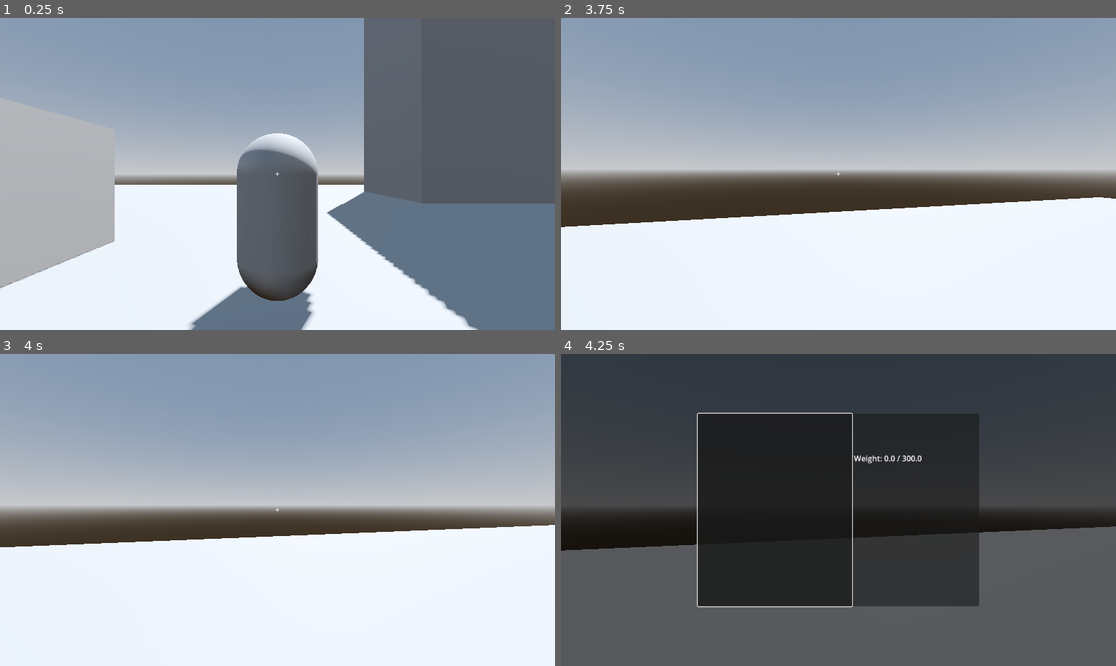
Above: before the commit, frames 1-4 (two rows, left to right).
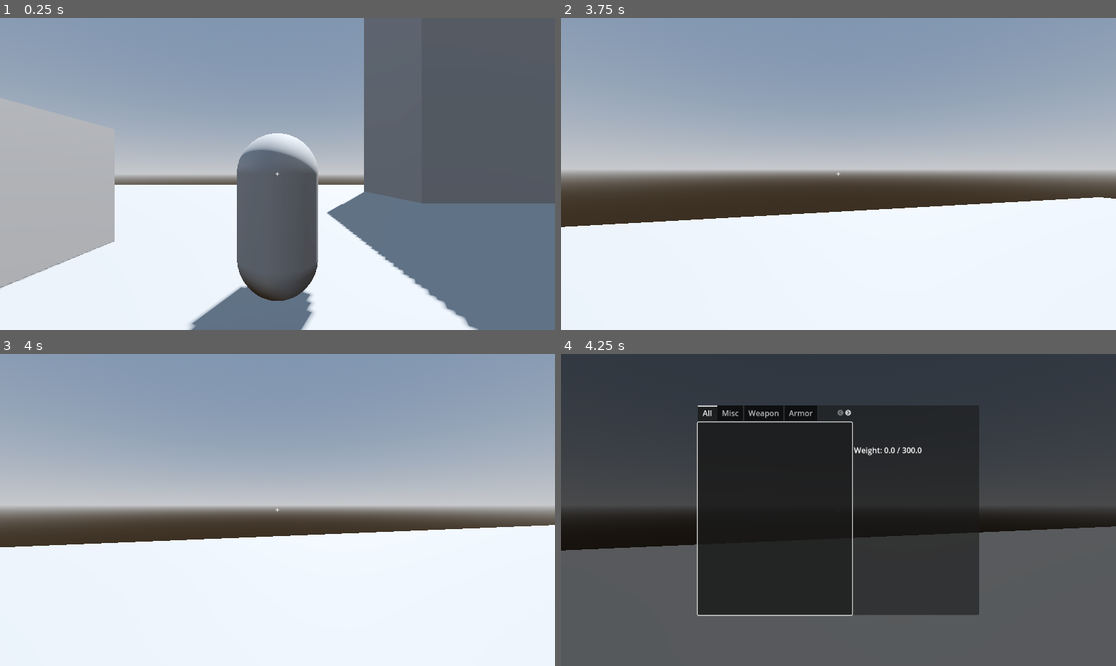
Above: after the commit, the same moments.

Repository: Suzana121/RPG-3D-Game
Game: Godot game, scene res://world/test_level.tscn
Same seed, same stepped clock (60 frames per second), same inputs: the game is played once before the commit and once after it.
Inputs (mouse positions are in pixels of both pictures, inside the frame that each line leads up to):
- Up to frame 1 (0.25 s): no input
- Up to frame 2 (3.75 s): tap Enter at 0.5 s; move the mouse to (866, 174) at 0.52 s; hold W (move_forward) from 0.53 s (still down); tap K at 0.6, 1.55, 2.3, 3.05, 3.6 s; tap Space (jump) at 0.77, 1.52, 3.02 s; move the mouse to (810, 174) at 1.27 s; tap E (interact) at 1.35 s; move the mouse to (849, 167) at 2.02 s; hold Shift (sprint) 2.03-2.78 s; move the mouse to (832, 180) at 2.77 s; tap F (toggle_camera) at 2.85 s; move the mouse to (877, 177) at 3.52 s
- Up to frame 3 (4 s): keep holding W (move_forward); tap Space (jump) at 3.77 s
- Up to frame 4 (4.25 s): keep holding W (move_forward); tap Tab (inventory) at 4.15 s

Frames 1-3 are identical in both runs. In frame 4, 2.9% of the frame differs, in the area x 24-76%, y 16-84%.

Commit message:
Add item use: Health component, ConsumableData, use_item flow

Diff:
--- /dev/null
+++ b/actors/components/health.gd
@@ -0,0 +1,30 @@
+class_name Health
+extends Node
+
+signal changed(current: int, maximum: int)
+signal died
+
+@export var max_health: int = 100
+var current: int
+
+
+func _ready() -> void:
+	current = max_health
+
+
+func heal(amount: int) -> void:
+	current = mini(current + amount, max_health)
+	changed.emit(current, max_health)
+
+
+func take_damage(amount: int) -> void:
+	if current <= 0:
+		return
+	current = maxi(current - amount, 0)
+	changed.emit(current, max_health)
+	if current == 0:
+		died.emit()
+
+
+func is_full() -> bool:
+	return current >= max_health
--- a/actors/player/player.gd
+++ b/actors/player/player.gd
@@ -10,6 +10,7 @@
 @onready var camera_rig: CameraRig = $CameraRig
 @onready var model: Node3D = $Model
 @onready var inventory: Inventory = $Inventory
+@onready var health: Health = $Health
 
 var gravity: float = ProjectSettings.get_setting("physics/3d/default_gravity")
 
@@ -17,6 +18,7 @@
 func _ready() -> void:
 	camera_rig.camera_mode_changed.connect(_on_camera_mode_changed)
 	inventory.changed.connect(_on_inventory_changed)
+	health.changed.connect(func(cur, mx): print("Health: %d / %d" % [cur, mx]))
 
 func _on_inventory_changed() -> void:
 	print("--- Inventory ---")
@@ -57,3 +59,12 @@
 
 func _on_camera_mode_changed(is_first_person: bool) -> void:
 	model.visible = not is_first_person
+
+
+func use_item(item: ItemData) -> void:
+	if item.use(self):
+		inventory.remove_item(item.id)
+
+func _unhandled_input(event: InputEvent) -> void:
+	if event is InputEventKey and event.pressed and event.keycode == KEY_K:
+		health.take_damage(30)
--- a/actors/player/player.tscn
+++ b/actors/player/player.tscn
@@ -1,9 +1,10 @@
-[gd_scene load_steps=8 format=3 uid="uid://bihm686ju2cki"]
+[gd_scene load_steps=9 format=3 uid="uid://bihm686ju2cki"]
 
 [ext_resource type="Script" path="res://actors/player/player.gd" id="1_wsgcf"]
 [ext_resource type="Script" path="res://actors/player/camera_rig.gd" id="2_gt436"]
 [ext_resource type="Script" path="res://actors/player/interaction_ray.gd" id="3_gl0eh"]
 [ext_resource type="Script" path="res://actors/components/inventory.gd" id="4_g7v3s"]
+[ext_resource type="Script" path="res://actors/components/health.gd" id="5_xukwb"]
 
 [sub_resource type="CapsuleShape3D" id="CapsuleShape3D_r3xfh"]
 
@@ -46,3 +47,6 @@
 
 [node name="Inventory" type="Node" parent="."]
 script = ExtResource("4_g7v3s")
+
+[node name="Health" type="Node" parent="."]
+script = ExtResource("5_xukwb")
--- a/data/items/health_potion.tres
+++ b/data/items/health_potion.tres
@@ -1,13 +1,14 @@
-[gd_resource type="Resource" script_class="ItemData" load_steps=2 format=3 uid="uid://c03f6s1ph6k0s"]
+[gd_resource type="Resource" script_class="ConsumableData" load_steps=2 format=3 uid="uid://c03f6s1ph6k0s"]
 
-[ext_resource type="Script" path="res://systems/items/item_data.gd" id="1_y2cry"]
+[ext_resource type="Script" path="res://systems/items/consumable_data.gd" id="1_vhwff"]
 
 [resource]
-script = ExtResource("1_y2cry")
+script = ExtResource("1_vhwff")
+heal_amount = 25
 id = &"health_potion"
 display_name = "Health Potion"
-description = ""
+description = "Restores 25 health."
 category = 3
 weight = 0.5
-value = 25
-max_stack = 99
+value = 1
+max_stack = 10
--- /dev/null
+++ b/systems/items/consumable_data.gd
@@ -0,0 +1,12 @@
+class_name ConsumableData
+extends ItemData
+
+@export var heal_amount: int = 25
+
+
+func use(user: Node) -> bool:
+	var health := user.get_node_or_null("Health") as Health
+	if health == null or health.is_full():
+		return false
+	health.heal(heal_amount)
+	return true
--- a/systems/items/item_data.gd
+++ b/systems/items/item_data.gd
@@ -16,3 +16,7 @@
 @export_range(0.0, 100.0, 0.1) var weight: float = 0.0
 @export_range(0, 100000) var value: int = 0
 @export_range(1, 999) var max_stack: int = 1
+
+## Uses the item on `user`. Returns true if the item should be consumed.
+func use(user: Node) -> bool:
+	return false
--- a/ui/inventory/inventory_menu.gd
+++ b/ui/inventory/inventory_menu.gd
@@ -5,17 +5,24 @@
 @onready var description_label: Label = %DescriptionLabel
 @onready var stats_label: Label = %StatsLabel
 @onready var weight_label: Label = %WeightLabel
+@onready var category_tabs: TabBar = %CategoryTabs
 
 var _inventory: Inventory
-
+var _player: Player
+var _current_tab := 0
 
 func _ready() -> void:
 	visible = false
-	var player := get_tree().get_first_node_in_group("player")
-	if player:
-		_inventory = player.get_node("Inventory")
+	_player = get_tree().get_first_node_in_group("player") as Player
+	if _player:
+		_inventory = _player.inventory
 		_inventory.changed.connect(_refresh)
-	item_list.item_selected.connect(_on_item_selected)
+	item_list.item_activated.connect(_on_item_activated)
+
+	category_tabs.add_tab("All")
+	for key in ItemData.Category.keys():
+		category_tabs.add_tab(key.capitalize())
+	category_tabs.tab_changed.connect(_on_tab_changed)
 
 
 func _input(event: InputEvent) -> void:
@@ -54,6 +61,8 @@
 		return
 	item_list.clear()
 	for stack in _inventory.get_stacks():
+		if not _matches_tab(stack.item):
+			continue
 		var text := stack.item.display_name
 		if stack.quantity > 1:
 			text += "  (%d)" % stack.quantity
@@ -80,3 +89,15 @@
 	if item is WeaponData:
 		stats += "\nDamage: %s    Speed: %s" % [item.damage, item.attack_speed]
 	stats_label.text = stats
+
+func _on_tab_changed(tab: int) -> void:
+	_current_tab = tab
+	_refresh()
+
+
+func _matches_tab(item: ItemData) -> bool:
+	return _current_tab == 0 or item.category == _current_tab - 1
+
+func _on_item_activated(index: int) -> void:
+	var stack: ItemStack = item_list.get_item_metadata(index)
+	_player.use_item(stack.item)
--- a/ui/inventory/inventory_menu.tscn
+++ b/ui/inventory/inventory_menu.tscn
@@ -41,7 +41,14 @@
 [node name="HBoxContainer" type="HBoxContainer" parent="Root/Panel"]
 layout_mode = 2
 
-[node name="ItemList" type="ItemList" parent="Root/Panel/HBoxContainer"]
+[node name="ListColumn" type="VBoxContainer" parent="Root/Panel/HBoxContainer"]
+layout_mode = 2
+
+[node name="CategoryTabs" type="TabBar" parent="Root/Panel/HBoxContainer/ListColumn"]
+unique_name_in_owner = true
+layout_mode = 2
+
+[node name="ItemList" type="ItemList" parent="Root/Panel/HBoxContainer/ListColumn"]
 unique_name_in_owner = true
 custom_minimum_size = Vector2(320, 400)
 layout_mode = 2
